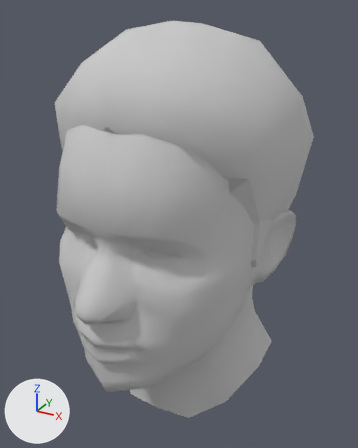
Renders of the FBX model Assets/_3D_Assets_/Avatares/FBX/Meshes/HCabezaAfro04.FBX from each side of a commit.
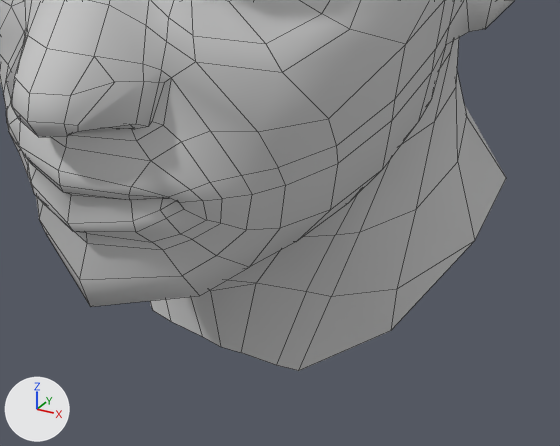
There are two pictures of each version: one whole from a 50 mm camera at (0.178, -0.348, 1.847) aimed at (0.002, -0.029, 1.687), one close up on the part from 20% to 82% of the width and 60% to 100% of the height. Arrows for +X, +Y and +Z are at lower left; the lights stay in place. The close-ups show mesh edges as thin lines. Where no turn or scale is listed for an object, it has been applied to the vertices.

In view in the first close-up: 'HCabezaAfro04'.
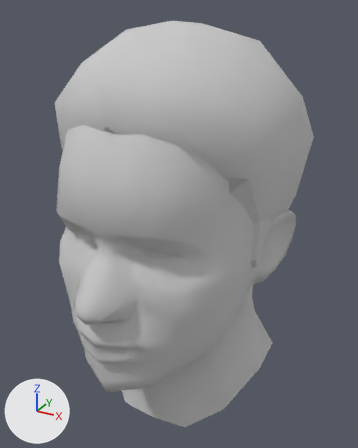
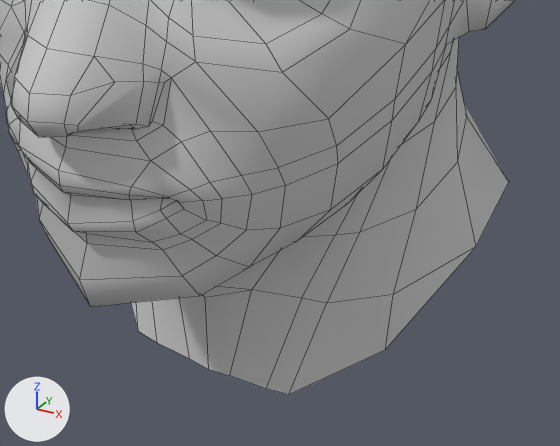
The change in detail:
me_mesh has 692 vertices, 726 faces and spans x -0.093..0.092, y -0.151..0.083, z 1.524..1.838.
me_mesh is used by ob_hcabezaafro04; location (0.0, 0.0, 0.0).
me_mesh part 1: all 30 vertices in x -0.073..0.073, y -0.077..0.056, z 1.524..1.569 are multiplied about their middle by the matrix ((1.015, 0.0, 0.0), (0.0, 1.008, 0.144), (0.0, -0.006, 1.081)), then moved by (0.0, -0.005, -0.001).

Boxes [x1, y1, x2, y2] around the edits, measured in the close-ups (560 x 446 px; the box of a moved part takes in the faces that stretch with it):
'HCabezaAfro04', reshaped
    before: [0, 0, 515, 371]
    after: [0, 0, 515, 395]
part 1 of me_mesh, moved or reshaped
    before: [150, 104, 506, 371]
    after: [131, 104, 509, 395]
